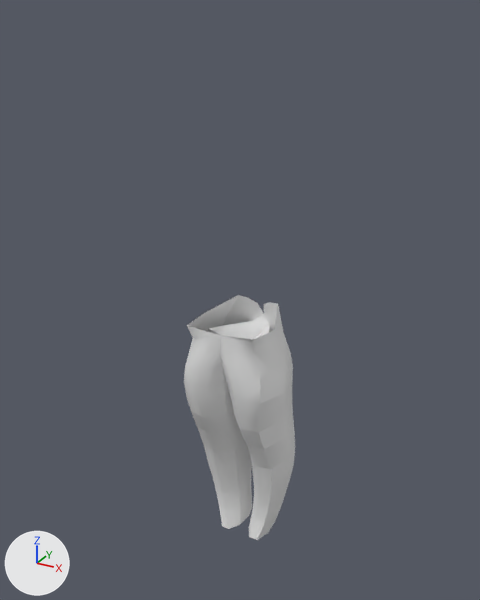
The Blender file Assets/FentFighter/3D Objects/Models/MF/MF oficial. .blend: old version first, new version second.
The view is the same before and after, from a 50 mm lens placed at (8.7, -9.4, 25.0), pointed at (-4.3, 14.2, 13.2). Lighting does not change. The marker at lower left points along +X, +Y and +Z.

The older version as bpy lines, for what is in view:
```python
me_cube_002 = bpy.data.meshes.new('Cube.002')
me_cube_002.from_pydata(...)  # 3531 vertices, 3191 faces; spans x -2.08..1.95, y -0.36..1.63, z -2.79..2.28
me_cube_002.materials.append(mat_material_001)  # its picture is missing
me_cube_004 = bpy.data.meshes.new('Cube.004')
me_cube_004.from_pydata(...)  # 6378 vertices, 9869 faces; spans x -3.26..3.29, y -1.04..1.04, z -7.17..6.51
me_cube_004.materials.append(mat_material_001)  # its picture is missing
me_cube_005 = bpy.data.meshes.new('Cube.005')
me_cube_005.from_pydata(...)  # 339 vertices, 322 faces; spans x -1.06..1.06, y -0.79..0.66, z -3.36..2.67
me_cube_005.materials.append(mat_material_002)  # its picture is missing
me_mesh = bpy.data.meshes.new('Mesh')
me_mesh.from_pydata(...)  # 1588 vertices, 1484 faces; spans x -2.44..2.44, y -1.17..1.17, z -2.99..2.73
me_mesh.materials.append(mat_material_002)  # its picture is missing
ob_pantalon = bpy.data.objects.new('pantalon', me_cube_005)
ob_pantalon.location = (-3.87, 13.99, 7.53)
ob_pantalon.scale = (2.15, 3.35, 2.03)
ob_persona = bpy.data.objects.new('persona', me_cube_004)
ob_persona.location = (-3.9, 13.77, 12.5)
ob_persona.scale = (1.82, 1.82, 1.82)
ob_persona.hide_set(True)
ob_remera = bpy.data.objects.new('remera', me_cube_002)
ob_remera.location = (-3.81, 12.27, 16.94)
ob_remera.scale = (1.82, 1.82, 1.82)
ob_remera.hide_set(True)
ob_saco = bpy.data.objects.new('saco', me_mesh)
ob_saco.location = (-3.85, 13.56, 15.83)
ob_saco.scale = (1.93, 1.93, 1.93)
ob_saco.hide_set(True)
```
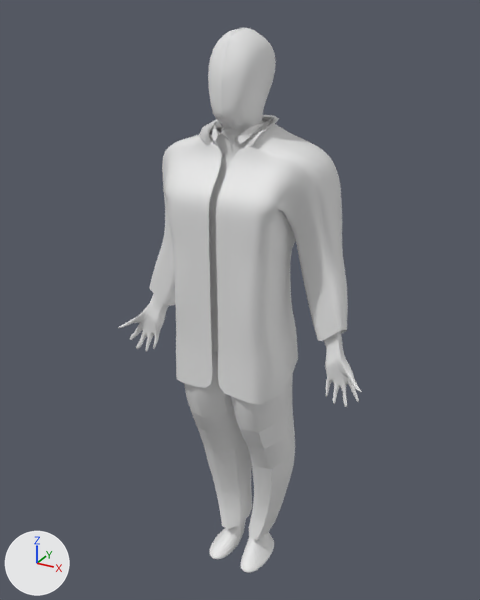
Changed parts and their boxes [x1, y1, x2, y2] in the pictures (480 x 600 px; the box of a moved part takes in the faces that stretch with it):
```json
{"object": "saco", "change": "shown", "after": [149, 115, 348, 405]}
{"object": "pantalon", "change": "reshaped", "before": [184, 295, 295, 540], "after": [184, 351, 295, 540]}
{"object": "persona", "change": "shown", "after": [118, 27, 362, 573]}
{"object": "remera", "change": "shown", "after": [209, 117, 274, 352]}
{"part": 1, "of": "me_cube_005", "change": "moved or reshaped", "before": [185, 295, 290, 398], "after": [197, 351, 219, 388]}
```

Scene script edits in JSON lines:
```json
{"block": "me_cube_005", "where": "# used by ob_pantalon; location = (-3.87, 13.99, 7.53); scale = (2.15, 3.35, 2.03)"}
{"op": "remove", "block": "me_cube_005", "code": "me_cube_005.from_pydata(...)  # 339 vertices, 322 faces; spans x -1.06..1.06, y -0.79..0.66, z -3.36..2.67"}
{"op": "add", "block": "me_cube_005", "code": "me_cube_005.from_pydata(...)  # 325 vertices, 313 faces; spans x -1.06..1.06, y -0.79..0.66, z -3.36..2.56"}
{"block": "me_cube_005", "change": "me_cube_005 part 1"}
{"block": "me_cube_005", "change": "20 vertices are removed from x -0.51..0.51, y -0.59..0.48, z 1.9..2.64"}
{"block": "me_cube_005", "change": "30 faces are deleted"}
{"block": "me_cube_005", "change": "28 vertices move from x -0.89..0.89, y -0.76..0.41, z 1.45..2.67 to x -0.93..0.93, y -0.74..0.49, z 1.4..2.56"}
{"block": "me_cube_005", "change": "6 vertices are added at (-0.02, -0.52, 2.02), (0.04, 0.45, 1.75), (0.05, 0.49, 2.06), (0.06, 0.37, 2.56), (-0.02, -0.66, 2.41), (-0.05, -0.66, 2.24)"}
{"block": "me_cube_005", "change": "21 new faces join them"}
{"op": "remove", "block": "ob_remera", "code": "ob_remera.hide_set(True)"}
{"op": "remove", "block": "ob_saco", "code": "ob_saco.hide_set(True)"}
{"op": "remove", "block": "ob_persona", "code": "ob_persona.hide_set(True)"}
```
